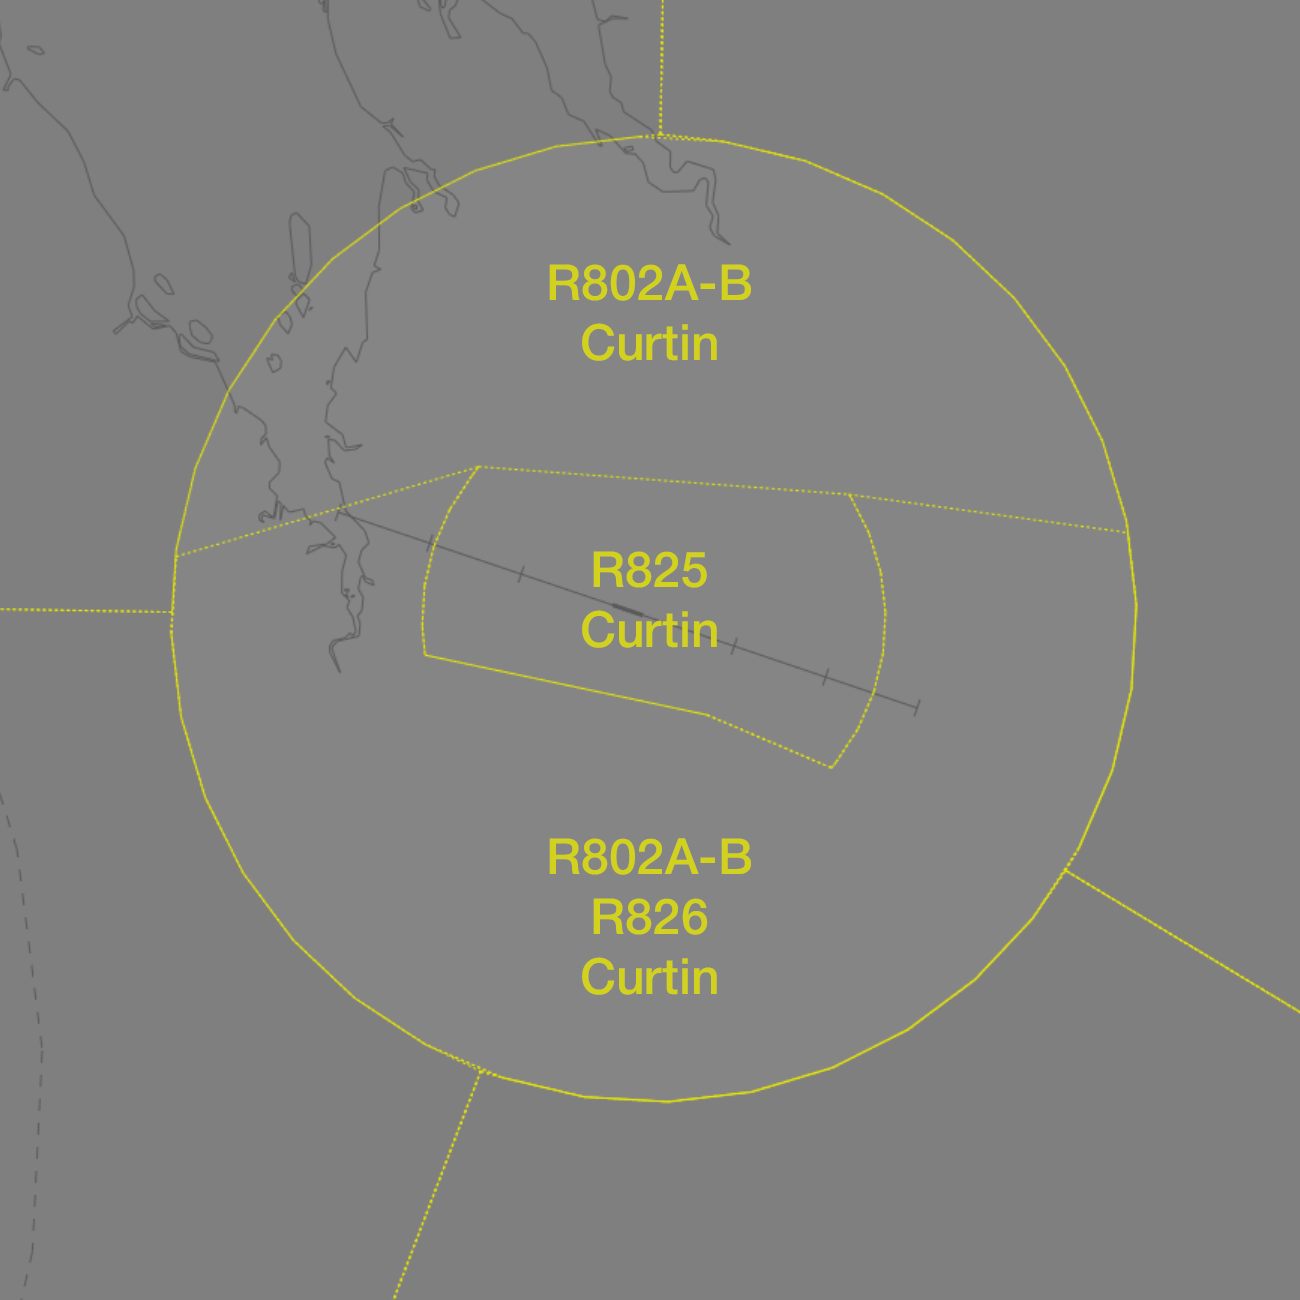
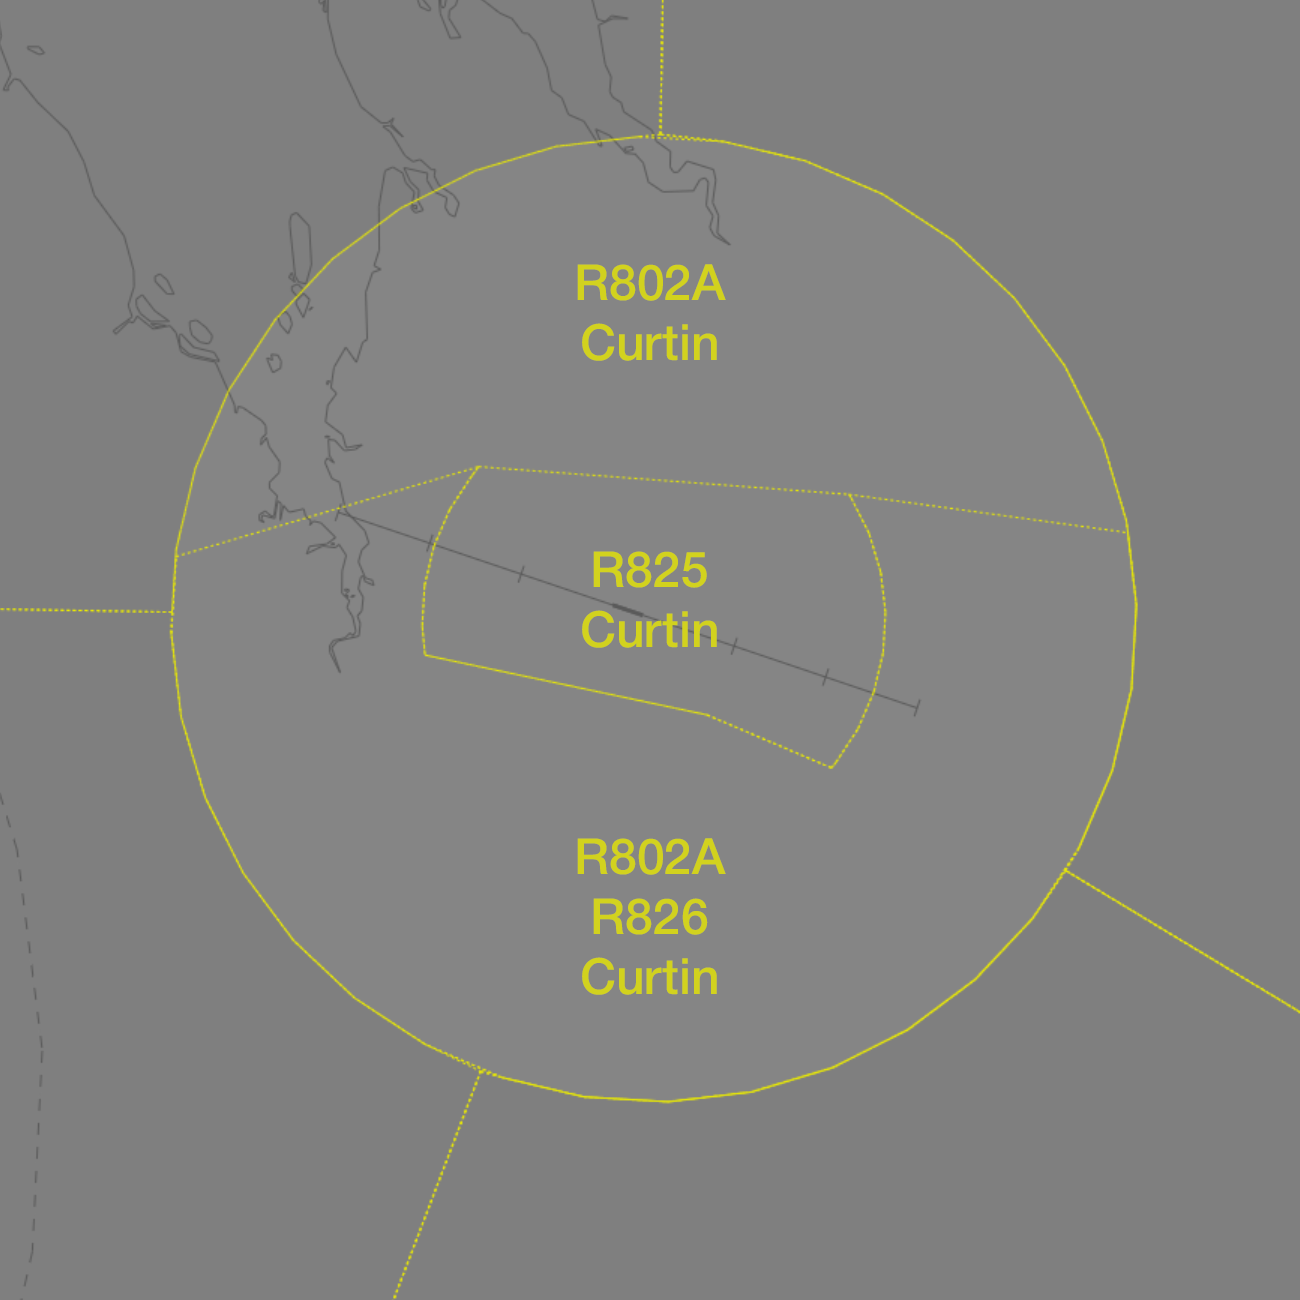
Revision of a layered 1300 × 1300 image; what changed, layer by layer:
renamed "R802A-B R826 Curtin" to "R802A R826 Curtin", painted on it over [549, 838, 751, 875]
renamed "R802A-B Curtin" to "R802A Curtin", painted on it over [549, 264, 751, 301]